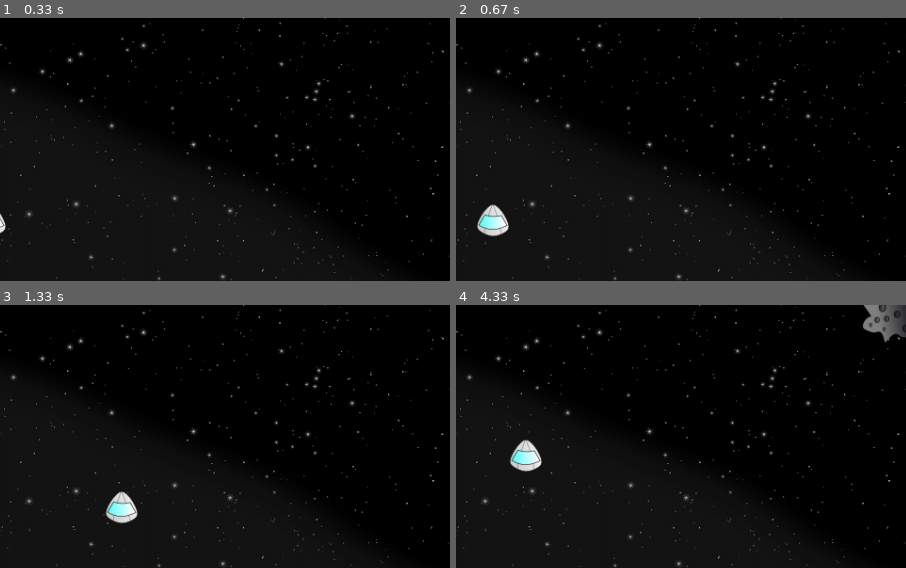
Above: before the commit, frames 1-4 (two rows, left to right).
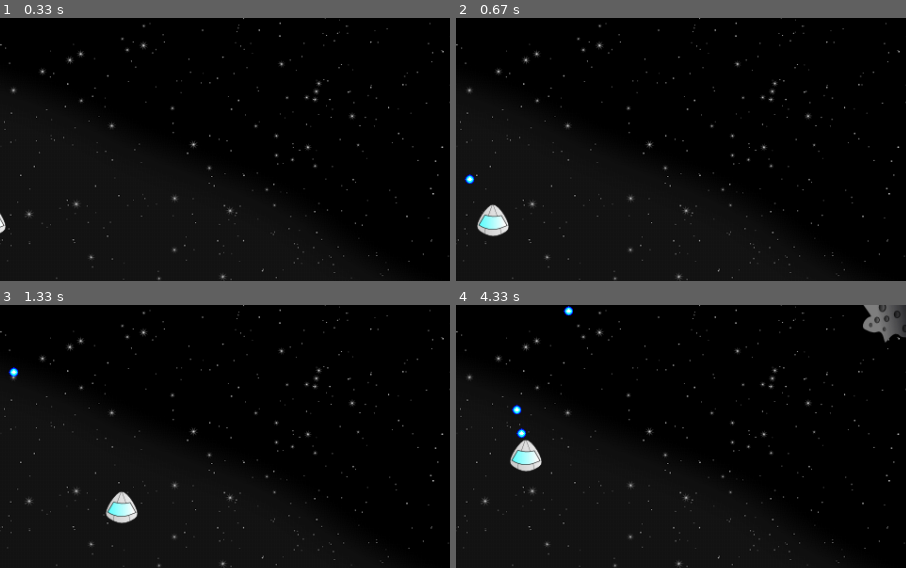
Above: after the commit, the same moments.

Repository: rodrigets/games-in-pygame
Game: pygame game, started from asteroides.py
Same seed, same stepped clock (60 frames per second), same inputs: the game is played once before the commit and once after it. The source is Python 2; it was converted automatically to run under Python 3.
Inputs:
- Up to frame 1 (0.33 s): no input
- Up to frame 2 (0.67 s): hold Space from 0.33 s (still down); hold Right from 0.33 s (still down)
- Up to frame 3 (1.33 s): release Space at 0.8 s; release Right at 0.8 s; hold Right 0.83-1.3 s
- Up to frame 4 (4.33 s): hold Up 1.33-1.63 s; hold Right 1.67-2.13 s; hold Left 2.17-2.7 s; hold Down 2.73-3.03 s; tap Space at 3.07, 3.47, 3.77, 3.9, 4.3 s; hold Left 3.4-3.8 s; hold Up 3.83-4.2 s; hold Right from 4.23 s (still down)
The pictures show only the part of the screen within x 37-87%, y 0-50%; the shares and areas given below are measured in that part.

Frame 1 is identical in both runs. In frame 2, less than 0.1% of the frame differs, in the area x 1-5%, y 59-64%; in frame 3, less than 0.1%; in frame 4, 0.2%, in the area x 12-26%, y 0-51%.

Commit message:
Added shooting option for game including sound. Credits for bullet picture and shooting sound added to readme.

Diff:
--- a/asteroides.py
+++ b/asteroides.py
@@ -6,9 +6,11 @@
 
 
 def main():
+
     pygame.init()
+    pygame.mixer.pre_init(44100, 32, 2, 4096)
     pygame.font.init()
-    pygame.mixer.pre_init(44100, 32, 2, 4096)
+
 
     font_name = pygame.font.get_default_font()
     game_font = pygame.font.SysFont(font_name, 72)
@@ -37,8 +39,13 @@
         'rect': Rect(0, 0, 48, 48)
     }
 
+	# sounds
     explosion_sound = pygame.mixer.Sound('boom.wav')
     explosion_played = False
+
+    fire_sound = pygame.mixer.Sound('shot.ogg')
+    fire_played = False
+
     pygame.display.set_caption('Asteroides')
 
     clock = pygame.time.Clock()
@@ -54,6 +61,43 @@
     ticks_to_asteroid = 90
     asteroids = []
 
+    # counter to prevent permanent fire
+    ticks_to_shot = 15
+    shots = []
+
+    def create_shot(ship):
+		# load image of bullet
+	    surf = pygame.image.load('bullet.png')
+	    # scale it to smaller size
+	    surf = pygame.transform.scale(surf,(10,10))
+	    ship_rect = get_rect(ship)
+
+	    return {
+		    'surface': surf.convert_alpha(),
+		    # create shot on tip of the ship
+		    'position': [(ship_rect[0] + 0.5*ship_rect[2]) - 5,
+		     ship_rect[1]],
+		    'speed': 5
+		}
+
+    def move_shots():
+	    for shot in shots:
+		    shot['position'][1] -= shot['speed']
+
+    def remove_missed_shots():
+		# remove shots from game that leave screen
+	    for shot in shots:
+		    if shot['position'][1] < 0:
+			        shots.remove(shot)
+
+    def shoot_asteroids():
+		# check for collisions between shots and asteroids
+		for shot in shots:
+			shot_rect = get_rect(shot)
+			for asteroid in asteroids:
+				if shot_rect.colliderect(get_rect(asteroid)):
+				    shots.remove(shot)
+				    asteroids.remove(asteroid)
 
     def move_asteroids():
         for asteroid in asteroids:
@@ -91,6 +135,7 @@
         else:
             ticks_to_asteroid -= 1
 
+
         ship['speed'] = {
             'x': 0,
             'y': 0
@@ -112,12 +157,26 @@
         elif pressed_keys[K_RIGHT]:
             ship['speed']['x'] = 5
 
+        if pressed_keys[K_SPACE] and ticks_to_shot <= 0:
+			# play sound
+			fire_sound.play()
+			shots.append(create_shot(ship))
+			# set timer for next possible shot
+			ticks_to_shot = 15
+
+
         screen.blit(background, (0, 0))
 
         move_asteroids()
+        move_shots()
+        shoot_asteroids()
 
         for asteroid in asteroids:
             screen.blit(asteroid['surface'], asteroid['position'])
+
+        for shot in shots:
+			screen.blit(shot['surface'], shot['position'])
+
 
         if not collided:
             collided = ship_collided()
@@ -154,7 +213,9 @@
 
         pygame.display.update()
         time_passed = clock.tick(30)
+        ticks_to_shot -= 1
 
         remove_used_asteroids()
+        remove_missed_shots()
 
 main()
Not shown, changed: README.md
Binary file added: bullet.png
Not shown, added: shot.ogg
